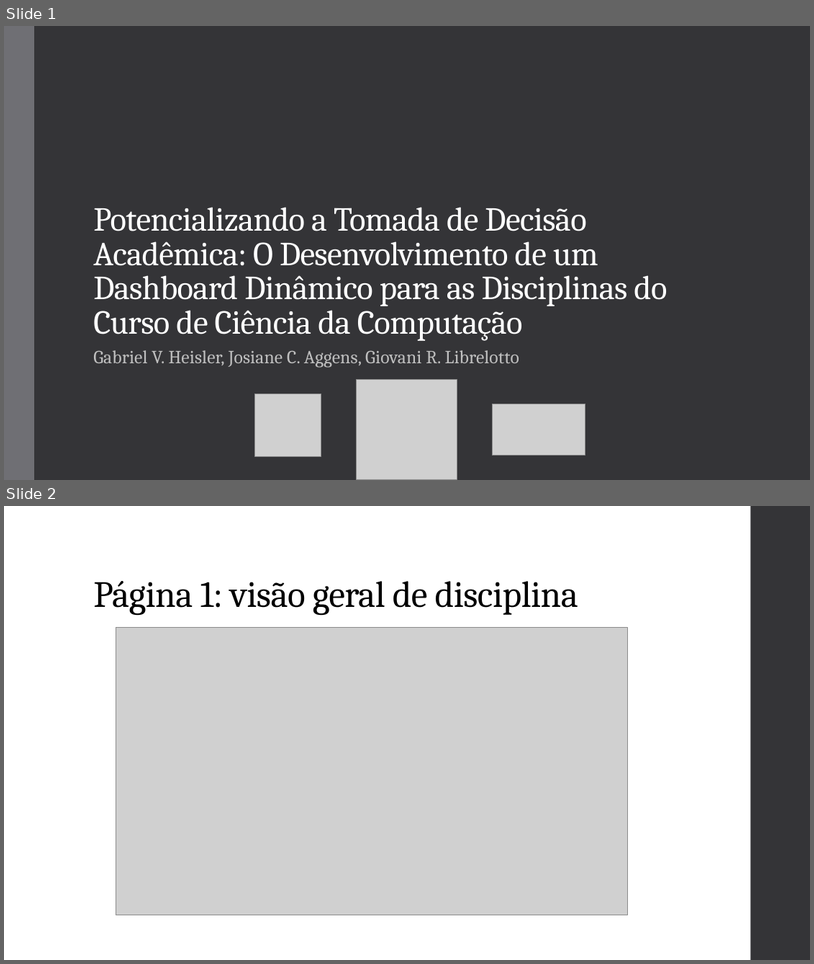
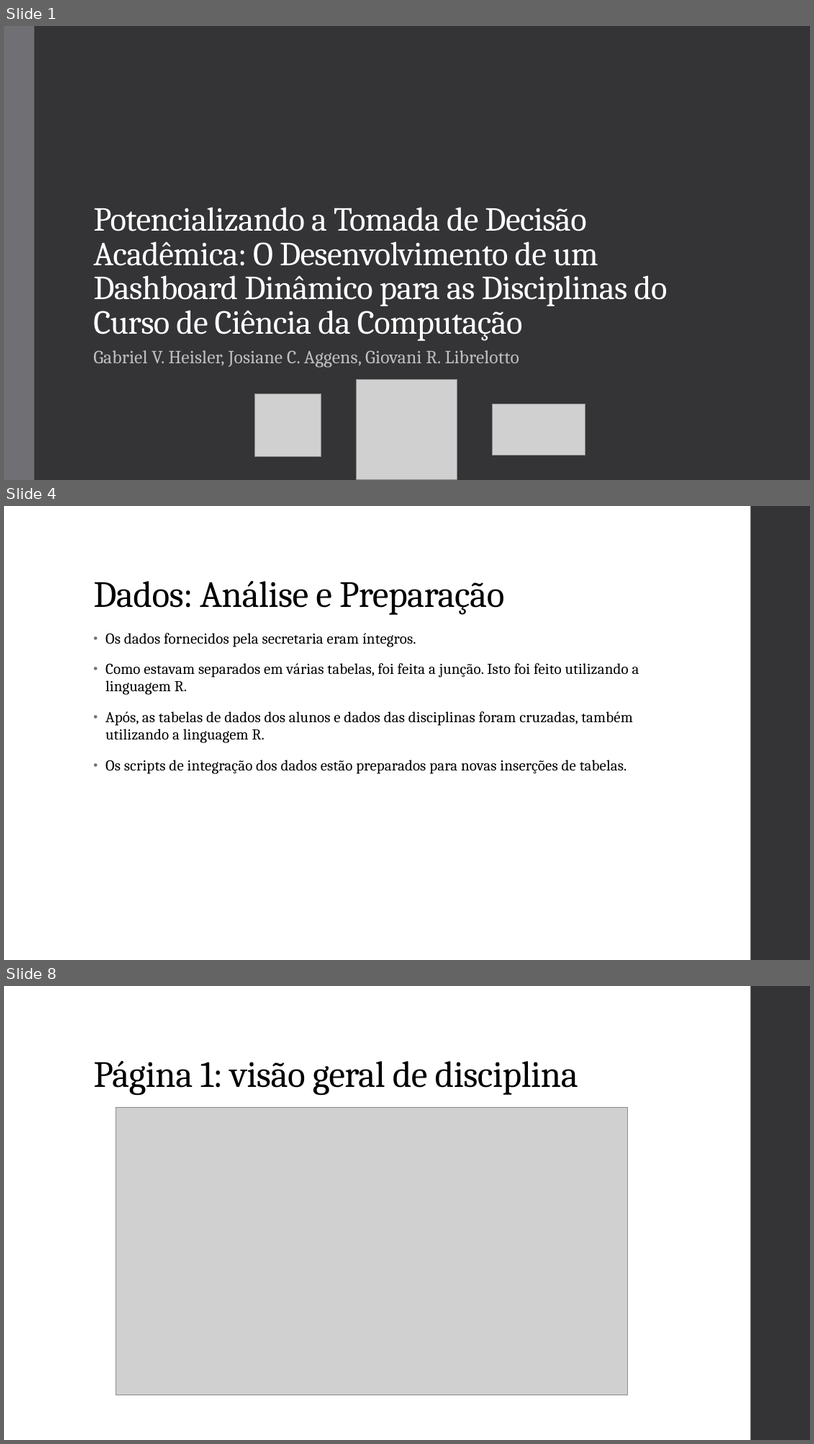
Before and after one commit to gvheisler/dashboard-disciplinas, a slide deck: presentation/presentation.pptx. Shown one above the other, each under a label of ours: slides 1 and 2 before the commit, slides 1, 4 and 8 after it; the slides between them are not shown. The pictures are 814x964 and 814x1444 pixels, drawn with LibreOffice and Linux fonts; fonts in the diff are those of the drawing; grey boxes stand for pictures. Boxes give left, top, right and bottom in pixels: in the first picture for what was removed or moved away, otherwise in the second. Text is boxed around its words. In the diff, an @@ line names an element or a change of style, - is before the commit and + after.

Commit message:
apresentação

```diff
--- a/presentation/presentation.pptx
+++ b/presentation/presentation.pptx
@@ slide 4 added at (4,506,810,960), background #FFFFFF; not listed: 1 template element that a slide beside it also shows @@
@@ title added at (93,581,504,615), 44 pt, text #000000 @@
+Dados: Análise e Preparação
@@ text added at (106,633,640,774), 18 pt, text #000000 @@
+• Os dados fornecidos pela secretaria eram íntegros.
+• Como estavam separados em várias tabelas, foi feita a junção. Isto foi feito utilizando a linguagem R.
+• Após, as tabelas de dados dos alunos e dados das disciplinas foram cruzadas, também utilizando a linguagem R.
+• Os scripts de integração dos dados estão preparados para novas inserções de tabelas.
@@ what was slide 2 is now slide 8 @@
```
Also in this commit, not shown: 9 other slides added, 1 other file.
